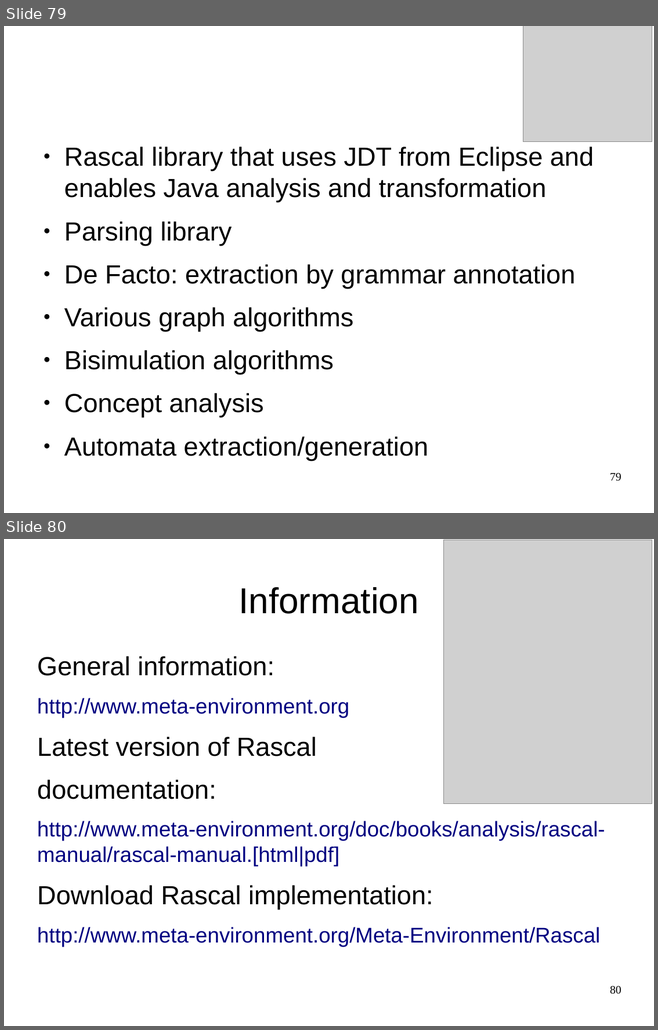
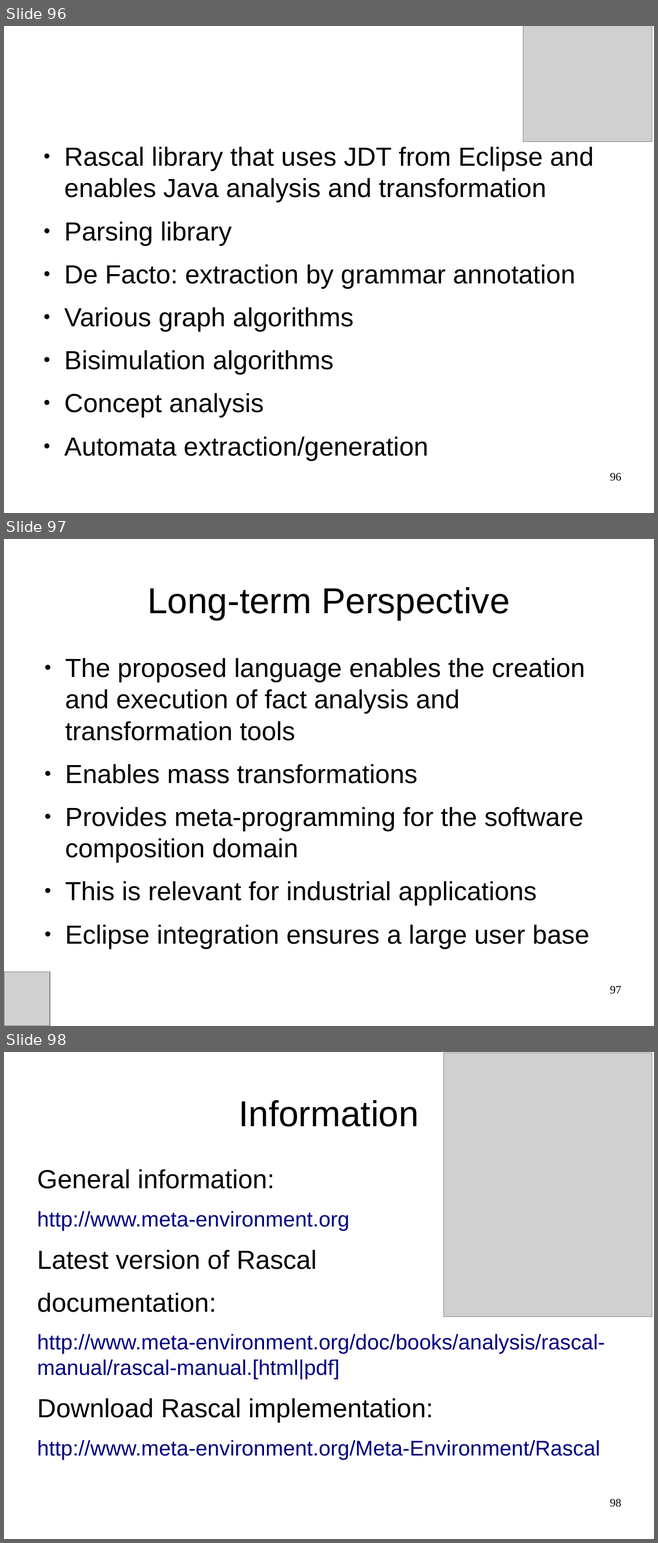
Before and after one commit to cwi-swat/meta-environment, a slide deck: meta-doc/analysis/rascal-slides/rascal-slides.odp. Shown one above the other, each under a label of ours: slides 79 and 80 before the commit, slides 96, 97 and 98 after it. The pictures are 658x1030 and 658x1543 pixels, drawn with LibreOffice and Linux fonts; fonts in the diff are those of the drawing; grey boxes stand for pictures; background and template pictures are left out. Boxes give left, top, right and bottom in pixels: in the first picture for what was removed or moved away, otherwise in the second. Text is boxed around its words. In the diff, an @@ line names an element or a change of style, - is before the commit and + after.

```diff
--- a/meta-doc/analysis/rascal-slides/rascal-slides.odp
+++ b/meta-doc/analysis/rascal-slides/rascal-slides.odp
@@ slide 97 added at <box>4,539,654,1026</box>, background #FFFFFF @@
@@ title added at <box>147,587,509,620</box>, 44 pt, text #000000 @@
+Long-term Perspective
@@ text added at <box>65,658,589,948</box>, 32 pt, text #000000 @@
+● The proposed language enables the creation and execution of fact analysis and transformation tools
+● Enables mass transformations
+● Provides meta-programming for the software composition domain
+● This is relevant for industrial applications
+● Eclipse integration ensures a large user base
@@ picture added at <box>4,972,50,1026</box> @@
@@ page number added at <box>610,986,621,994</box>, 14 pt, text #000000 @@
+97
@@ what was slide 79 is now slide 96 @@
@@ page number at <box>610,473,621,481</box>: text changed @@
-79
+96
@@ what was slide 80 is now slide 98 @@
@@ page number at <box>610,1499,621,1507</box>: text changed @@
-80
+98
```
Also in this commit, not shown: 9 slides changed, 18 other slides added.
